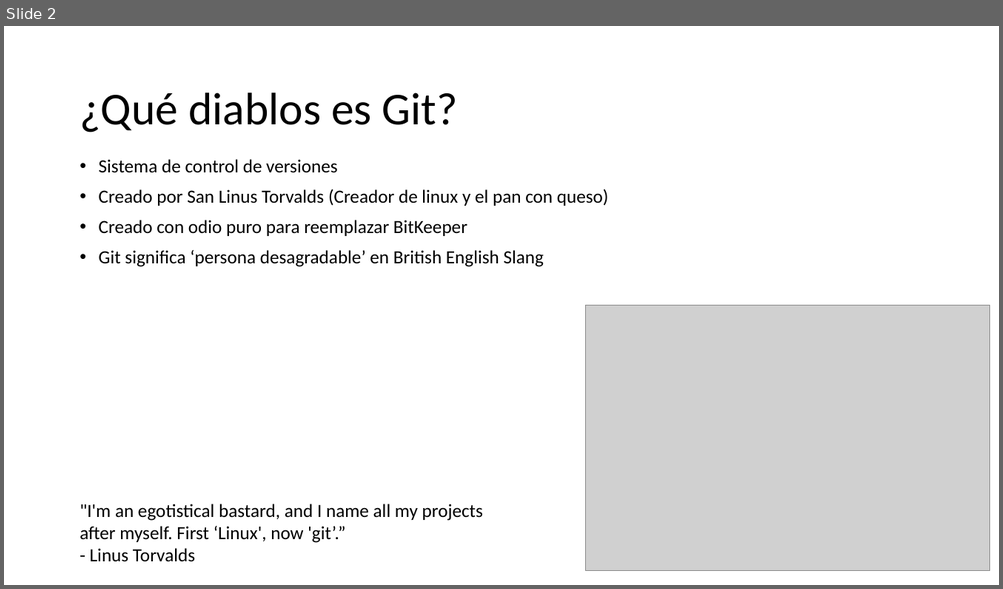
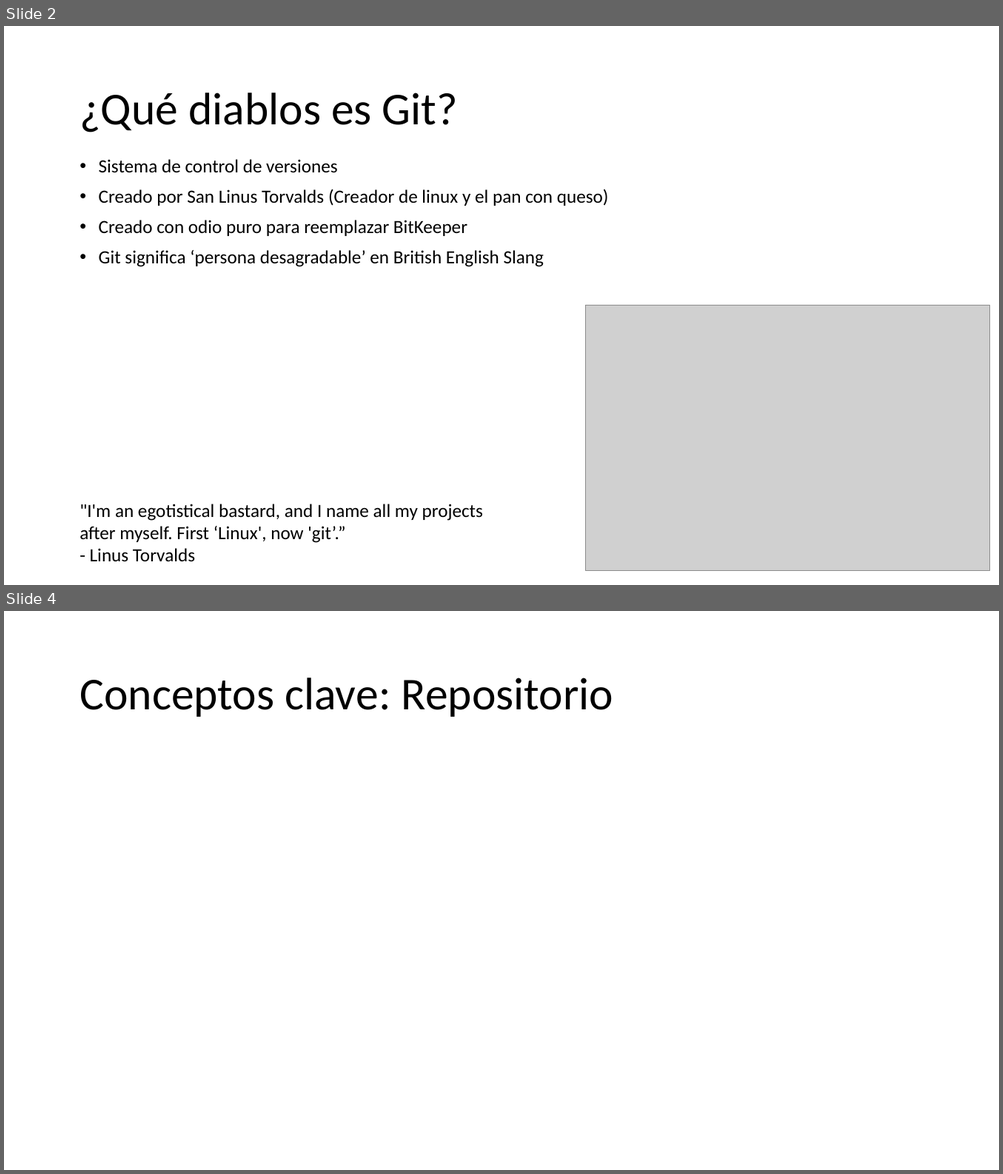
Before and after one commit to Shisah/GitGud2, a slide deck: Presentation/Git Gud 2.pptx. Shown one above the other, each under a label of ours: slide 2 before the commit, slides 2 and 4 after it; the slides between them are not shown. The pictures are 1003x589 and 1003x1174 pixels, drawn with LibreOffice and Linux fonts; fonts in the diff are those of the drawing; grey boxes stand for pictures. Boxes give left, top, right and bottom in pixels: in the first picture for what was removed or moved away, otherwise in the second. Text is boxed around its words. In the diff, an @@ line names an element or a change of style, - is before the commit and + after.

Commit message:
Agregados diapos de conceptos claves vacias

```diff
--- a/Presentation/Git Gud 2.pptx
+++ b/Presentation/Git Gud 2.pptx
@@ slide 4 added at [4, 611, 999, 1170], background #FFFFFF @@
@@ title added at [79, 678, 614, 717], 44 pt, text #000000 @@
+Conceptos clave: Repositorio
```
Also in this commit, not shown: 6 other slides added, 1 slide removed.
